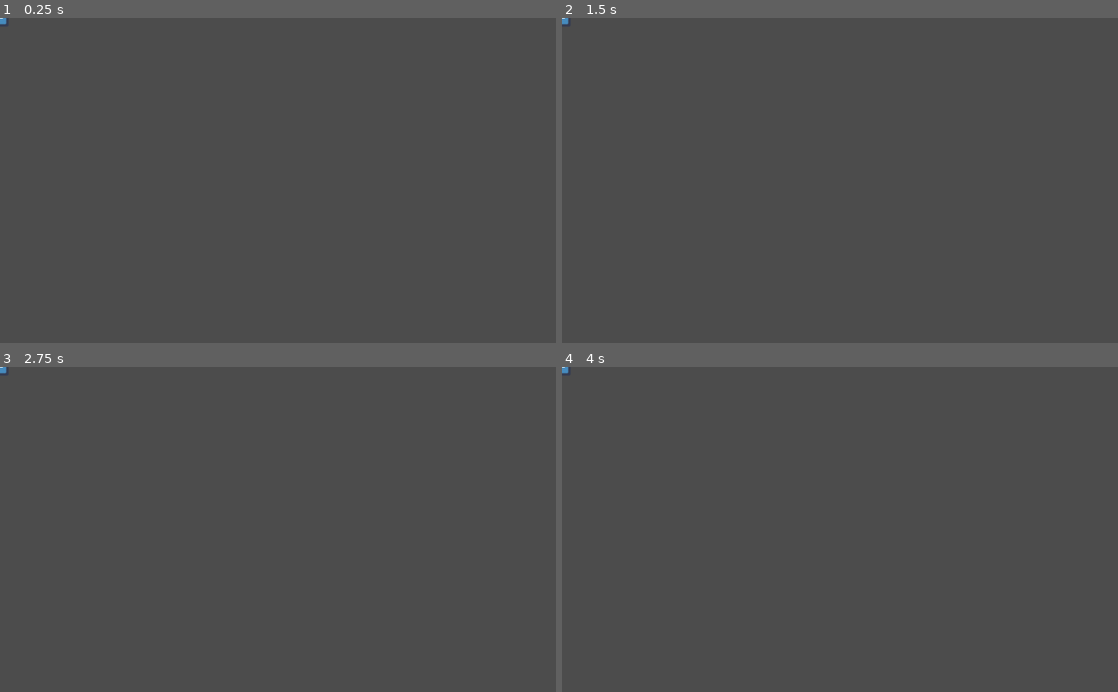
Above: before the commit, frames 1-4 (two rows, left to right).
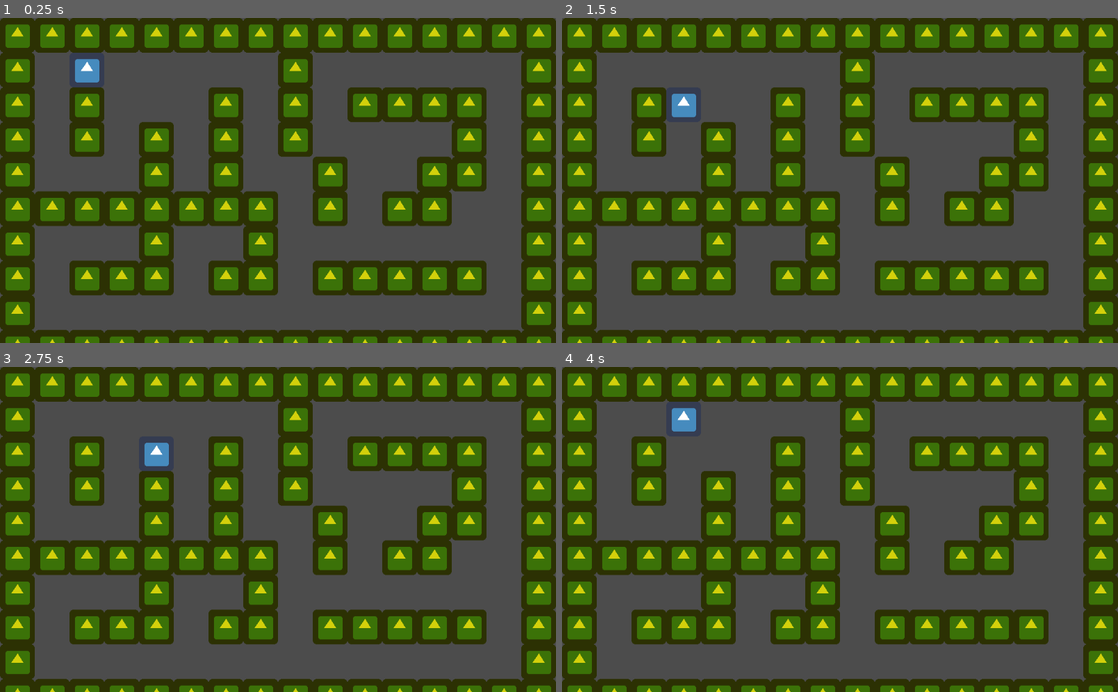
Above: after the commit, the same moments.

Repository: tuto193/Extrimoties
Game: Godot game, scene res://src/Level/TestLevel.tscn
Same seed, same stepped clock (60 frames per second), same inputs: the game is played once before the commit and once after it. Before the commit the project starts from res://src/test.tscn. The engine's default icon, where the game draws it, is replaced by a stand-in: a white triangle on a blue panel in a dark square.
Inputs:
- Up to frame 1 (0.25 s): no input
- Up to frame 2 (1.5 s): tap Enter at 0.5 s; hold Right (ui_right) 0.53-1.28 s; tap Space at 1.25 s; hold Down (ui_down) from 1.28 s (still down)
- Up to frame 3 (2.75 s): tap Enter at 2 s; release Down (ui_down) at 2.03 s; hold Right (ui_right) from 2.03 s (still down)
- Up to frame 4 (4 s): tap Space at 2.75 s; release Right (ui_right) at 2.78 s; hold Up (ui_up) 2.78-3.53 s; tap Enter at 3.5 s; hold Left (ui_left) from 3.53 s (still down)

The runs differ from the first frame. In frame 1, 52% of the frame differs, in the area x 0-100%, y 0-100%; in frame 2, 52%; in frame 3, 52%; in frame 4, 52%.

Commit message:
Movement is working. Now work on collisions and pushing

Diff:
--- a/project.godot
+++ b/project.godot
@@ -11,7 +11,7 @@
 [application]
 
 config/name="Extrimoties"
-run/main_scene="res://src/test.tscn"
+run/main_scene="res://src/Level/TestLevel.tscn"
 config/icon="res://icon.png"
 
 [input]
--- a/src/Level/TestLevel.tscn
+++ b/src/Level/TestLevel.tscn
@@ -1,6 +1,7 @@
-[gd_scene load_steps=4 format=2]
+[gd_scene load_steps=5 format=2]
 
 [ext_resource path="res://icon.png" type="Texture" id=1]
+[ext_resource path="res://src/player.tscn" type="PackedScene" id=2]
 
 [sub_resource type="ConvexPolygonShape2D" id=1]
 points = PoolVector2Array( 64, 64, 0, 64, 0, 0, 64, 0 )
@@ -36,3 +37,6 @@
 cell_quadrant_size = 32
 format = 1
 tile_data = PoolIntArray( 0, 0, 0, 1, 0, 0, 2, 0, 0, 3, 0, 0, 4, 0, 0, 5, 0, 0, 6, 0, 0, 7, 0, 0, 8, 0, 0, 9, 0, 0, 10, …(1062 unchanged characters)…
+
+[node name="Player" parent="." instance=ExtResource( 2 )]
+position = Vector2( 128, 64 )
--- a/src/player.gd
+++ b/src/player.gd
@@ -1,7 +1,7 @@
 extends StaticBody2D
 
 # sprite is 32x32, scaled to 0.5 on both axes
-var dimensions := Vector2(16, 16)
+var dimensions: Vector2 = Vector2(64, 64) * self.scale
 # Declare member variables here. Examples:
 # var a = 2
 # var b = "text"
@@ -15,11 +15,11 @@
 func get_input_direction() -> Vector2:
 	return Vector2(
 		int(Input.is_action_just_pressed("ui_right")) - int(Input.is_action_just_pressed("ui_left")),
-		int(Input.is_action_just_pressed("ui_up")) - int(Input.is_action_just_pressed("ui_down"))
+		int(Input.is_action_just_pressed("ui_down")) - int(Input.is_action_just_pressed("ui_up"))
 	)
 
 
 # Called every frame. 'delta' is the elapsed time since the previous frame.
-func _physics_process(delta):
-	if Input.is_action_just_pressed("ui_right"):
-		self.position.x
+func _physics_process(_delta) -> void:
+	var direction_vector: Vector2 = get_input_direction()
+	self.position += (direction_vector * dimensions)
--- a/src/test.tscn
+++ b/src/player.tscn
@@ -1,17 +1,18 @@
 [gd_scene load_steps=4 format=2]
 
-[ext_resource path="res://icon.png" type="Texture" id=1]
-[ext_resource path="res://src/player.gd" type="Script" id=2]
+[ext_resource path="res://src/player.gd" type="Script" id=1]
+[ext_resource path="res://icon.png" type="Texture" id=2]
 
 [sub_resource type="RectangleShape2D" id=1]
-extents = Vector2( 16, 16 )
+extents = Vector2( 32, 32 )
 
 [node name="Player" type="StaticBody2D"]
-script = ExtResource( 2 )
+script = ExtResource( 1 )
 
 [node name="Sprite" type="Sprite" parent="."]
-scale = Vector2( 0.5, 0.5 )
-texture = ExtResource( 1 )
+position = Vector2( 32, 32 )
+texture = ExtResource( 2 )
 
 [node name="CollisionShape2D" type="CollisionShape2D" parent="."]
+position = Vector2( 32, 32 )
 shape = SubResource( 1 )
